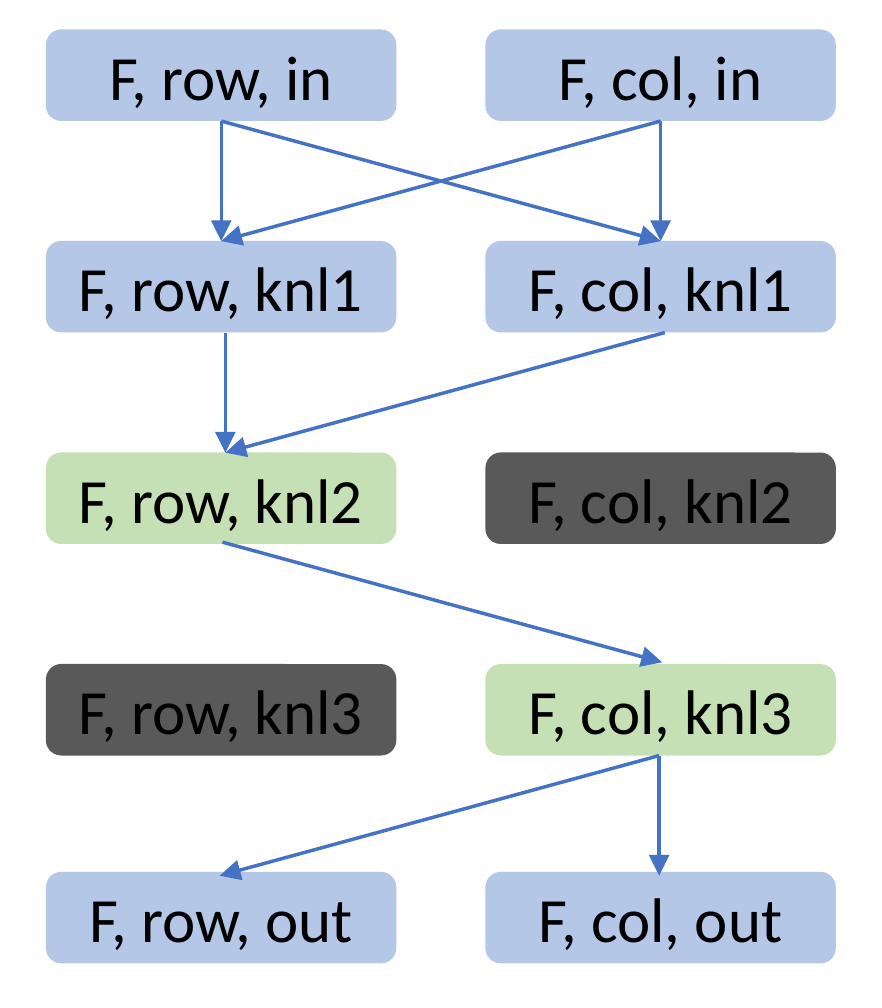
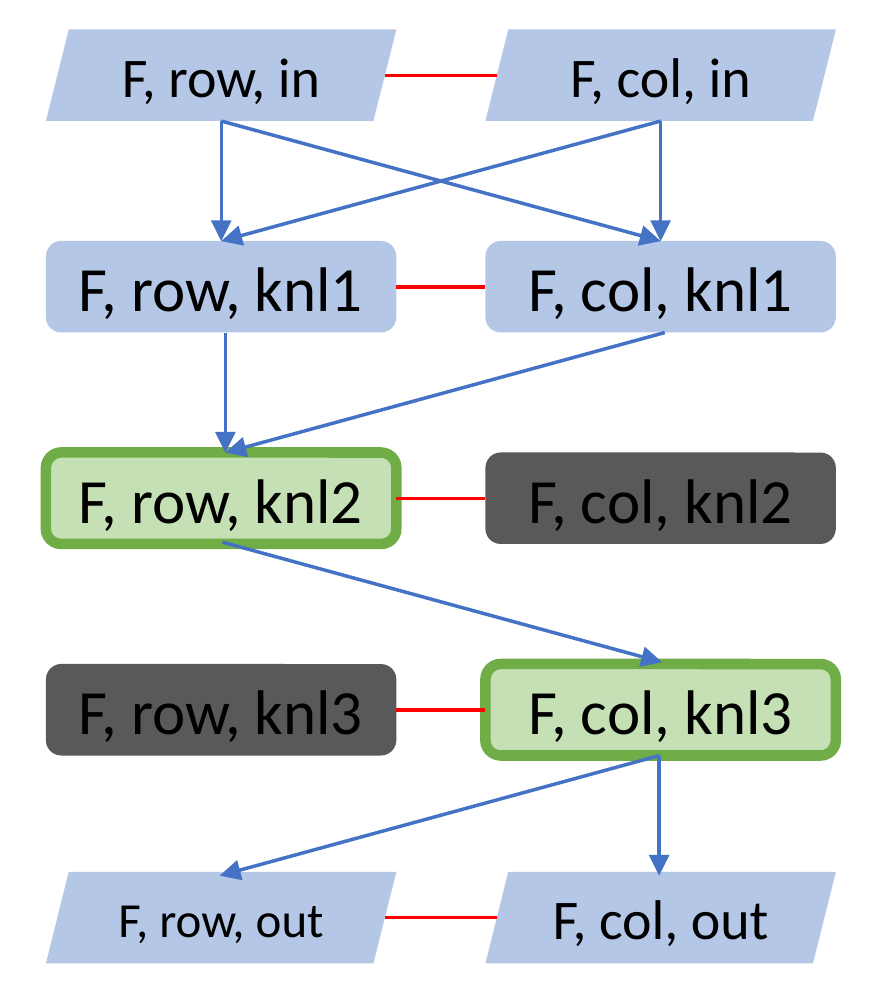
Before and after one commit to brandonneth/DataLayoutPaper, a slide deck: slide 3 of Model Progression.pptx. Drawn at 882x1008 pixels with LibreOffice and Linux fonts; fonts in the diff are those of the drawing. Boxes give left, top, right and bottom in pixels: in the first picture for what was removed or moved away, otherwise in the second. Text is boxed around its words. In the diff, an @@ line names an element or a change of style, - is before the commit and + after.

```diff
--- a/Model Progression.pptx
+++ b/Model Progression.pptx
@@ line added from (386, 76) to (496, 76), #FF0000 1 pt @@
@@ line added from (396, 287) to (486, 287), #FF0000 1 pt @@
@@ rounded rectangle "F, row, knl2" at [45,454,396,544]: outline none to #70AD47 3 pt @@
@@ line added from (396, 499) to (486, 499), #FF0000 1 pt @@
@@ rounded rectangle "F, col, knl3" at [486,665,837,756]: outline none to #70AD47 3 pt @@
@@ line added from (396, 711) to (486, 711), #FF0000 1 pt @@
@@ parallelogram "F, row, out" at [45,872,396,963]: size 18 to 14 pt; rounded rectangle to parallelogram @@
@@ size 18 to 16 pt; rounded rectangle to parallelogram in 3 elements at [45,30,396,121], [486,30,837,121], [486,872,837,963] @@
@@ line added from (386, 917) to (496, 917), #FF0000 1 pt @@
```
Also in this commit, not shown: 3 other slides changed, 4 other files.
